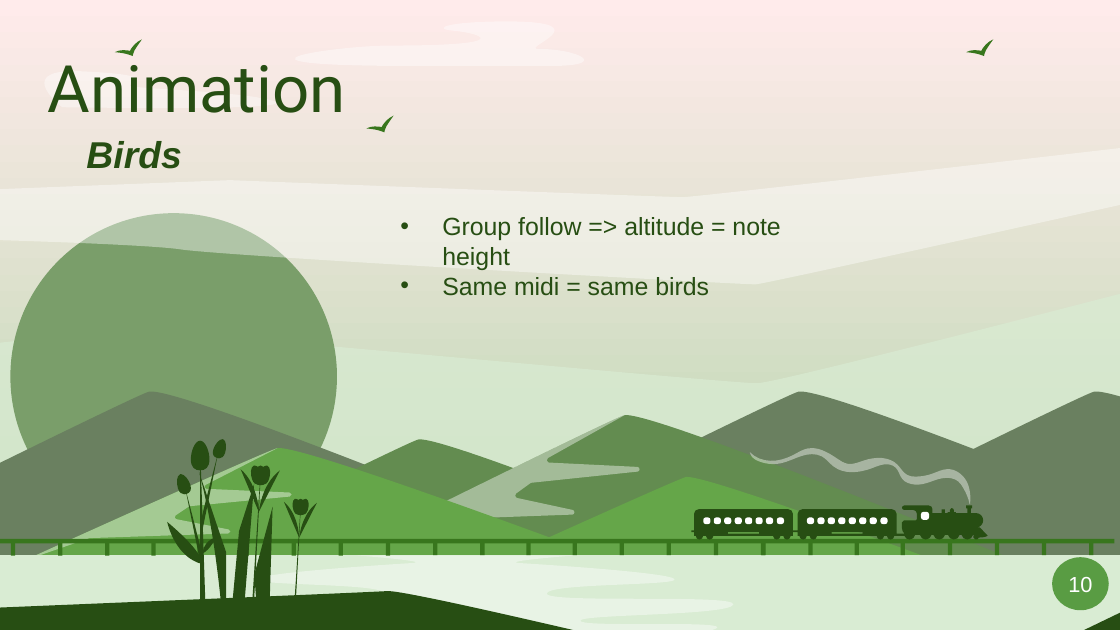
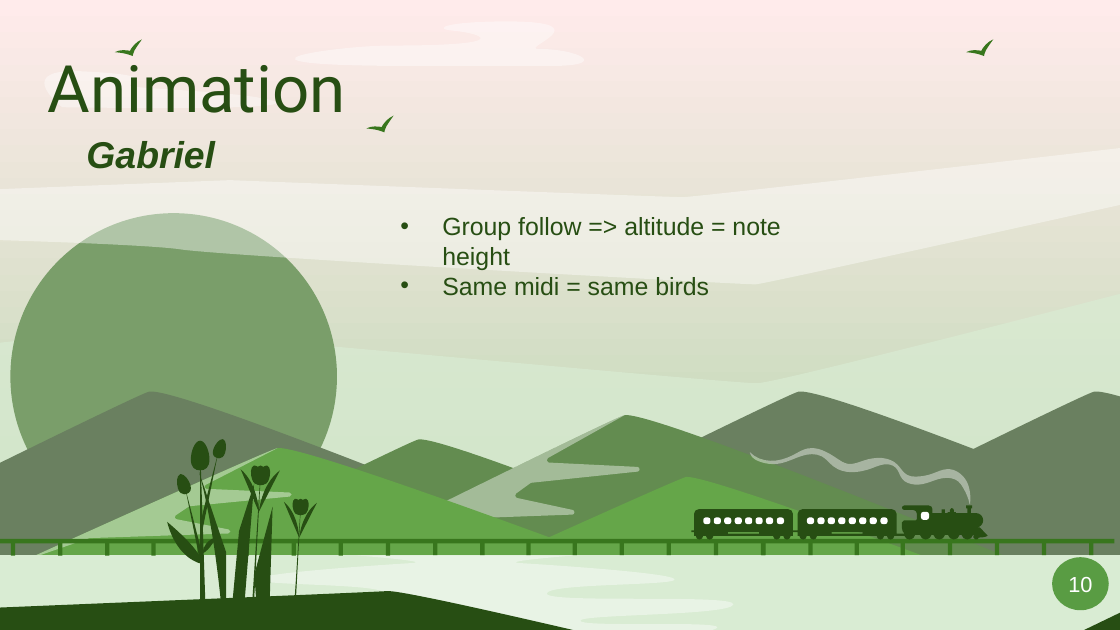
Before and after one commit to Smoother19/MusicAnimation, a slide deck: slide 15 of docs/presentation/PresFinal.pptx (slide 10 before the commit). Drawn at 1120x630 pixels with LibreOffice and Linux fonts; fonts in the diff are those of the drawing. Boxes give left, top, right and bottom in pixels: in the first picture for what was removed or moved away, otherwise in the second. Text is boxed around its words. In the diff, an @@ line names an element or a change of style, - is before the commit and + after.

```diff
--- a/docs/presentation/PresFinal.pptx
+++ b/docs/presentation/PresFinal.pptx
@@ text at [86, 141, 215, 169]: text changed @@
-Birds
+Gabriel
```
Also in this commit, not shown: 9 other slides changed, 5 slides added, 7 slides removed.
